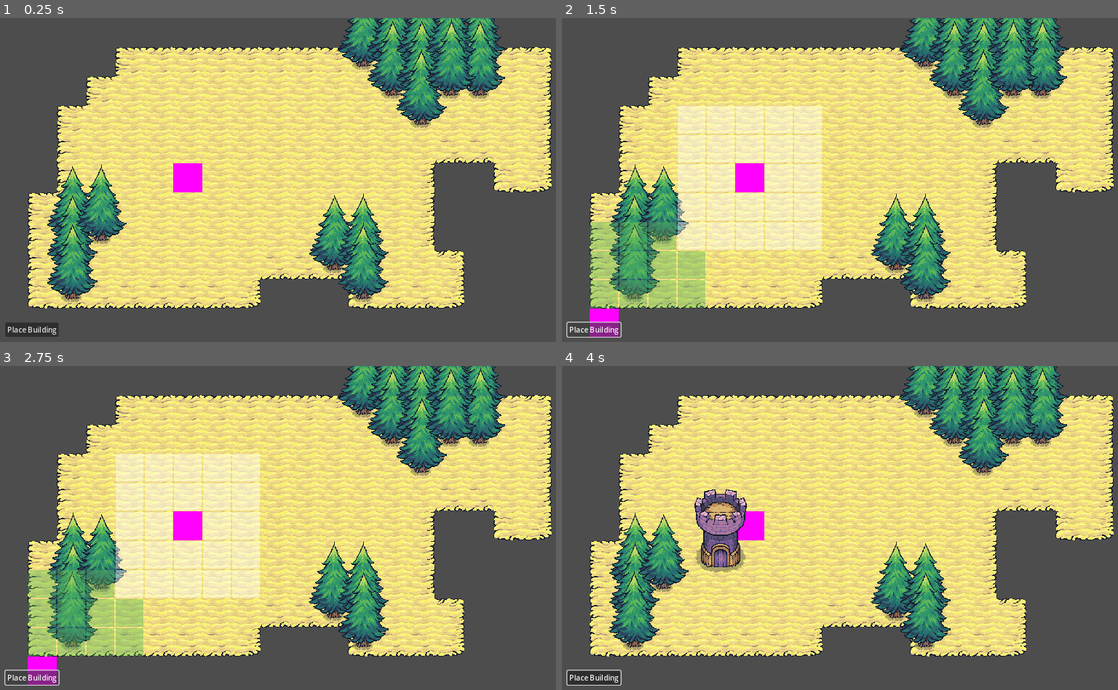
Above: before the commit, frames 1-4 (two rows, left to right).
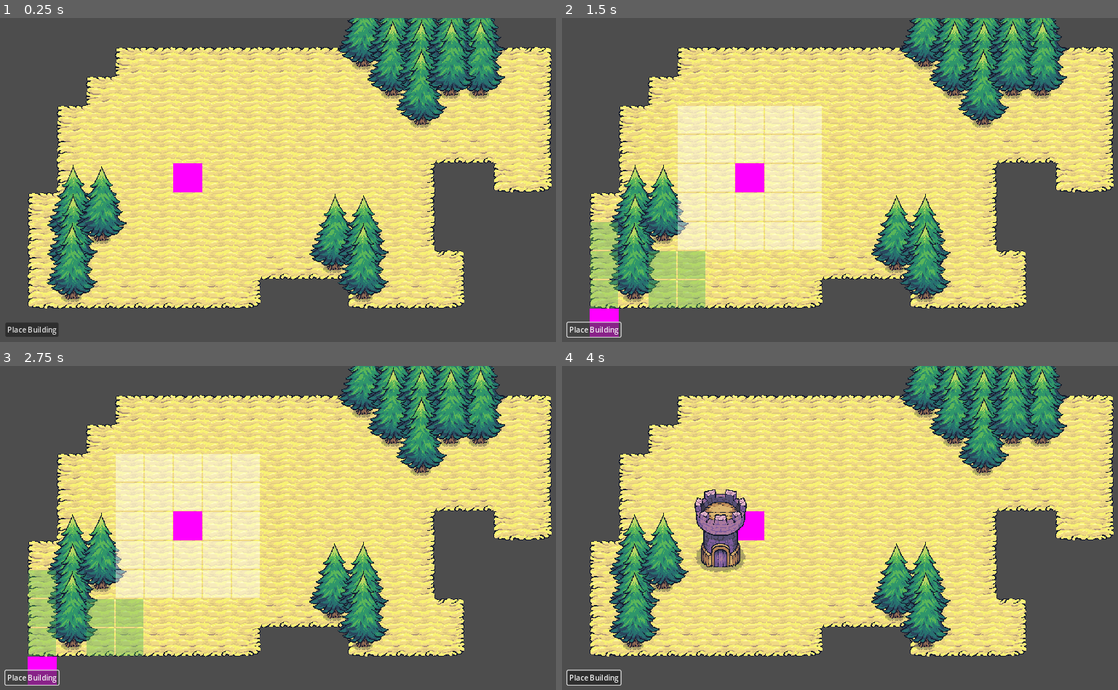
Above: after the commit, the same moments.

Repository: tiannahenrylewis/GodotGridCrashCourse
Game: Godot game, scene res://scenes/main.tscn
Same seed, same stepped clock (60 frames per second), same inputs: the game is played once before the commit and once after it.
Inputs (mouse positions are in pixels of both pictures, inside the frame that each line leads up to):
- Up to frame 1 (0.25 s): no input
- Up to frame 2 (1.5 s): click "Place Building" at 0.5 s; click "Place Building" at 1.25 s
- Up to frame 3 (2.75 s): click "Place Building" at 2 s
- Up to frame 4 (4 s): move the mouse to (979, 511) at 2.77 s; press the mouse at (979, 511) at 2.78 s; move the mouse to (734, 544) at 3.52 s; release the mouse at (734, 544) at 3.53 s; click (734, 544) at 3.6 s

The runs differ from the first frame. In frame 1, 2.2% of the frame differs, in the area x 8-91%, y 0-86%; in frame 2, 2.9%; in frame 3, 3.2%, in the area x 8-91%, y 0-90%; in frame 4, 2.8%.

Commit message:
Accoutnting for Trees in Grid Manager

Diff:
--- a/godot-grid-crash-course/scenes/manager/grid_manager.gd
+++ b/godot-grid-crash-course/scenes/manager/grid_manager.gd
@@ -4,6 +4,8 @@
 
 @export var highlight_tile_map_layer: TileMapLayer
 @export var base_terrain_tile_map_layer: TileMapLayer
+
+var _all_tile_map_layers: Array[TileMapLayer] = []
 
 var valid_buildable_tiles = {}
 #OCCUPIED_CELLS &  CONVIENCENE METHODS
@@ -25,17 +27,19 @@
 func _ready() -> void:
 	var game_events = get_node("/root/GameEvents")
 	game_events.connect("building_placed_signal", _on_building_placed)
+	_all_tile_map_layers = _get_all_tile_map_layers(base_terrain_tile_map_layer)
 
 # is a tile valid in principle
+# perform a depth-first search to check for validity across different tile layers
 func is_tile_position_valid(tile_position: Vector2i) -> bool:
-	var customData = base_terrain_tile_map_layer.get_cell_tile_data(tile_position)
-
-	#If data is not available then return false
-	if customData == null:
-		return false
-
-	#If the tile is not marked as `buildable` return false
-	return customData.get_custom_data("buildable")
+	for layer in _all_tile_map_layers:
+		var customData = layer.get_cell_tile_data(tile_position)
+		#If data is not available then return false
+		if customData == null:
+			continue
+		#If the tile is not marked as `buildable` return false
+		return customData.get_custom_data("buildable")
+	return false
 
 
 # is tile in a state where a building can be placed on it, in range of another building
@@ -82,6 +86,25 @@
 
 
 #PRIVATE METHODS
+
+func _get_all_tile_map_layers(root_tile_map_layer: TileMapLayer) -> Array[TileMapLayer]:
+	#print("*** Getting tile map layers for: " + root_tile_map_layer.name)
+	var result: Array[TileMapLayer] = []
+	#reverse the children of tile map layer so that the check is the right order
+	var children = root_tile_map_layer.get_children()
+	children.reverse()
+	# iterate over each each child of tile map layer - returns an array of nodes
+	for child in children:
+		# check if the returned node from get_children() is in fact a TileMapLayer node
+		if child is TileMapLayer:
+			# recursive call to perform the same check on the child and add to the result array
+			result.append_array(_get_all_tile_map_layers(child))
+	#print("*** Adding tile map layer to result: " + root_tile_map_layer.name)
+	result.append(root_tile_map_layer)
+	#print("*** Result: ")
+	for item in result:
+		print("   " + item.name)
+	return result
 
 func _update_valid_buildable_tiles(building_component: BuildingComponent):
 	var root_cell = building_component.get_grid_cell_position()
